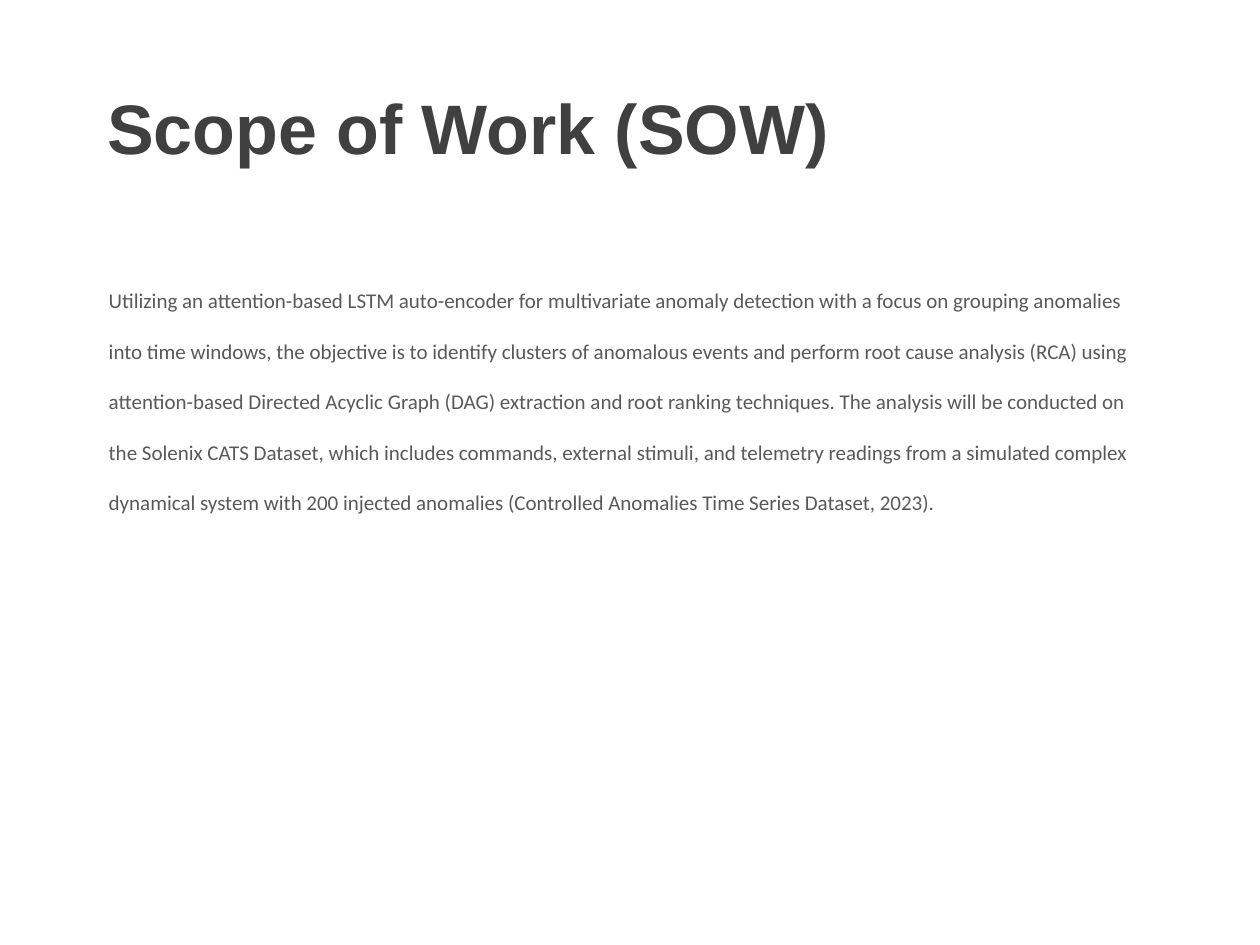
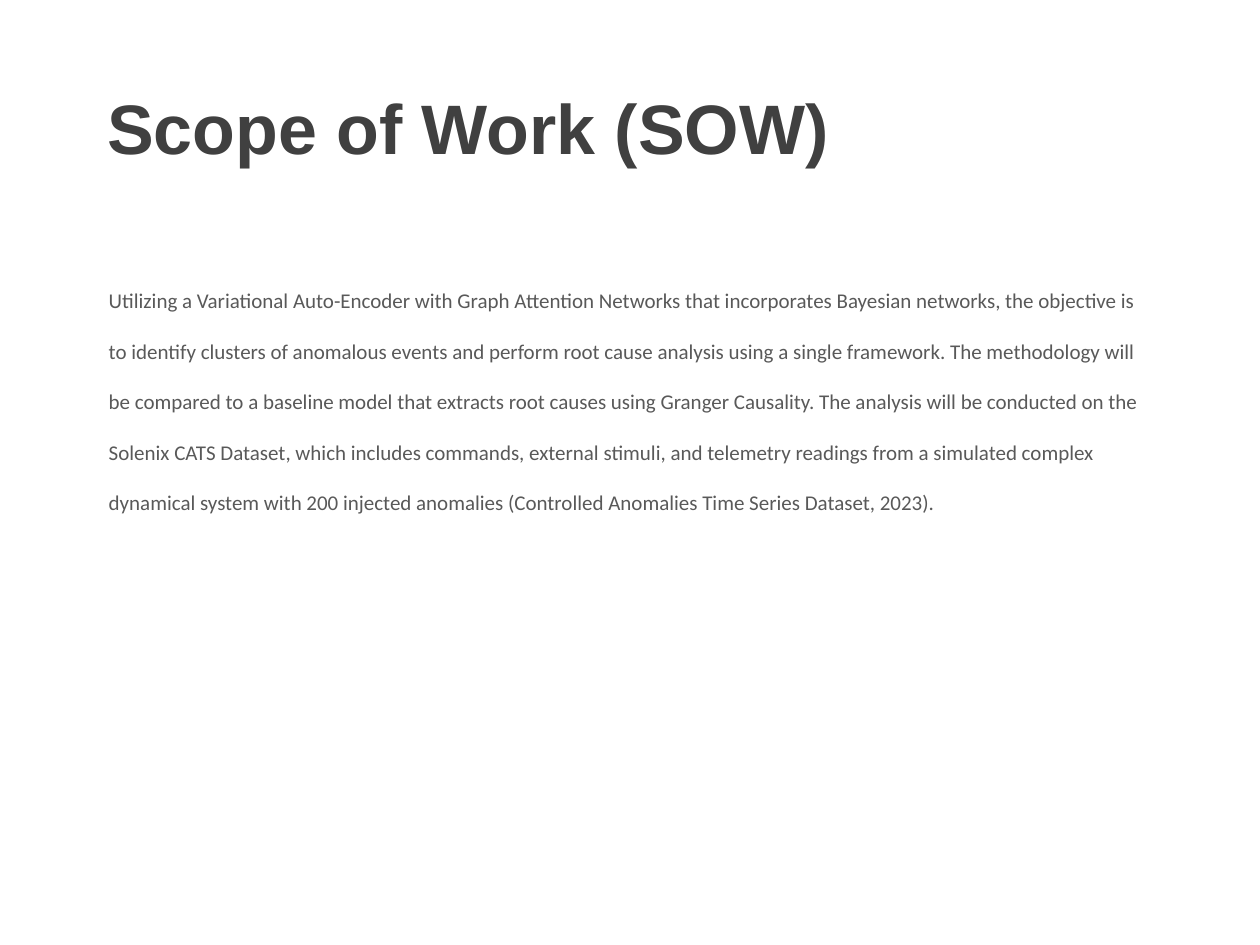
Before and after one commit to lowhornj/praxis_research, a slide deck: slide 4 of praxis/Lowhorn_Jeremiah_HW#4_SEAS_8599_D2A.pptx. Drawn at 1260x945 pixels with LibreOffice and Linux fonts; fonts in the diff are those of the drawing; background and template pictures are left out. Boxes give left, top, right and bottom in pixels: in the first picture for what was removed or moved away, otherwise in the second. Text is boxed around its words. In the diff, an @@ line names an element or a change of style, - is before the commit and + after.

Commit message:
updated praxis slide deck & performed RCA using MPGE on Cats dataset
updated praxis slide deck & performed RCA using MPGE on Cats dataset

```diff
--- a/praxis/Lowhorn_Jeremiah_HW#4_SEAS_8599_D2A.pptx
+++ b/praxis/Lowhorn_Jeremiah_HW#4_SEAS_8599_D2A.pptx
@@ text at (x1=109, y1=293, x2=1136, y2=514): text changed @@
-Utilizing an attention-based LSTM auto-encoder for multivariate anomaly detection with a focus on grouping anomalies into time windows, the objective is to identify clusters of anomalous events and perform root cause analysis (RCA) using attention-based Directed Acyclic Graph (DAG) extraction and root ranking techniques. The analysis will be conducted on the Solenix CATS Dataset, which includes commands, external stimuli, and telemetry readings from a simulated complex dynamical system with 200 injected anomalies (Controlled Anomalies Time Series Dataset, 2023).
+Utilizing a Variational Auto-Encoder with Graph Attention Networks that incorporates Bayesian networks, the objective is to identify clusters of anomalous events and perform root cause analysis using a single framework. The methodology will be compared to a baseline model that extracts root causes using Granger Causality. The analysis will be conducted on the Solenix CATS Dataset, which includes commands, external stimuli, and telemetry readings from a simulated complex dynamical system with 200 injected anomalies (Controlled Anomalies Time Series Dataset, 2023).
```
Also in this commit, not shown: 2 other slides changed, 17 other files.
